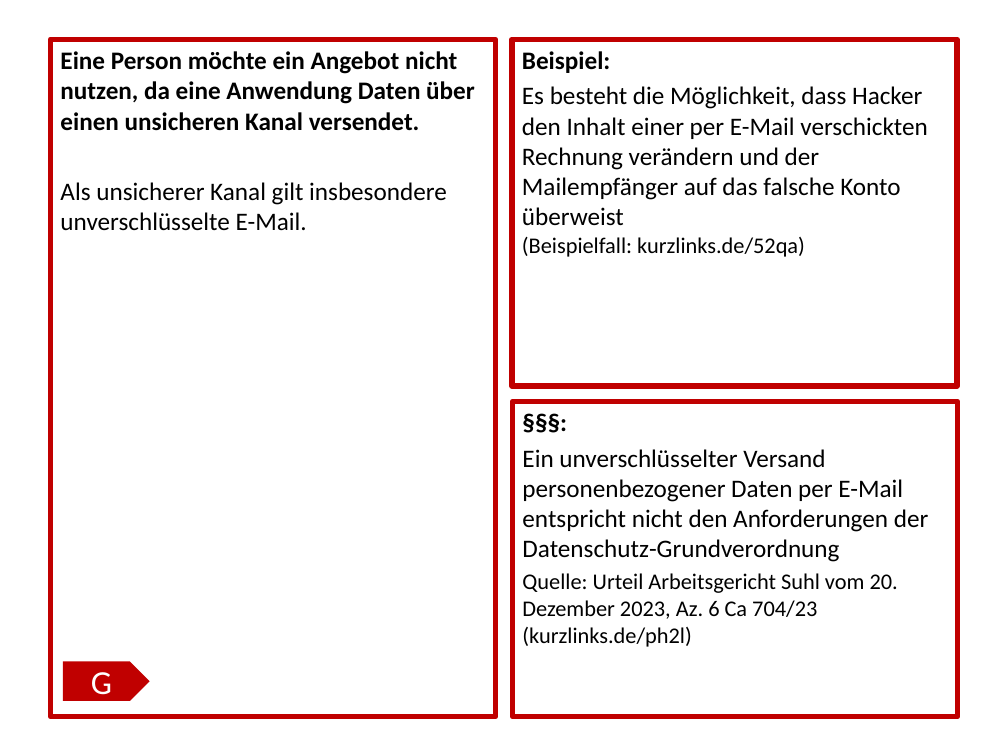
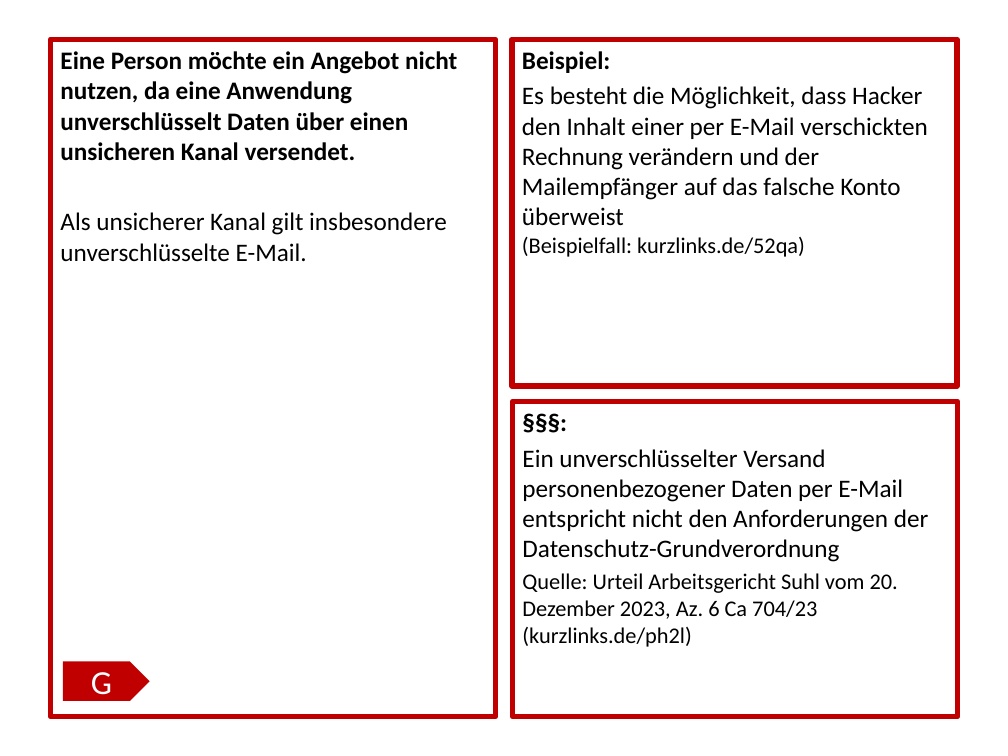
Before and after one commit to rlaue/processes4all, a slide deck: slide 16 of cards-german.pptx. Drawn at 1008x756 pixels with LibreOffice and Linux fonts; fonts in the diff are those of the drawing. Boxes give left, top, right and bottom in pixels: in the first picture for what was removed or moved away, otherwise in the second. Text is boxed around its words. In the diff, an @@ line names an element or a change of style, - is before the commit and + after.

```diff
--- a/cards-german.pptx
+++ b/cards-german.pptx
@@ text at (60,51,457,161): text changed @@
-Eine Person möchte ein Angebot nicht nutzen, da eine Anwendung Daten über einen unsicheren Kanal versendet.
+Eine Person möchte ein Angebot nicht nutzen, da eine Anwendung unverschlüsselt Daten über einen unsicheren Kanal versendet.
```
Also in this commit, not shown: 1 other file.
